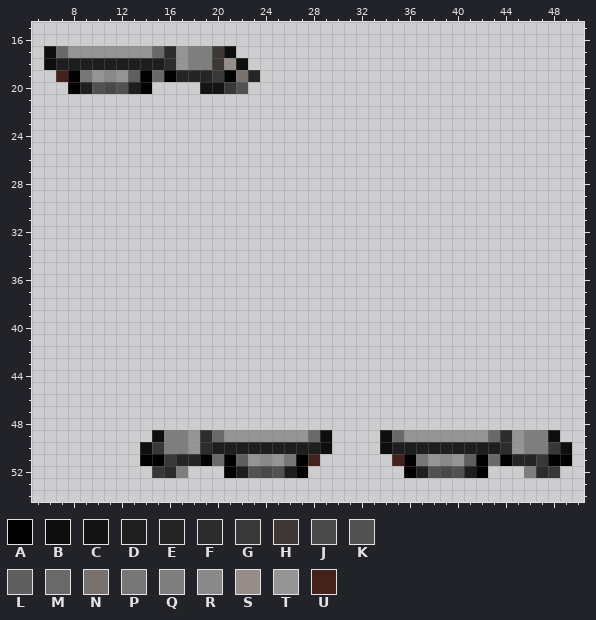
Two versions of one pixel-art sprite, Resources/Textures/_Sunrise/Objects/Weapons/Guns/Shotguns/paladin-12/tiny.rsi/wielded-inhand-left.png. Above is the file before it was changed.
The file is 64x64 pixels. Colours within 5 levels of each other are drawn and written as one. Shown: x 5..50, y 15..54.
Palette (. is transparent): A #000000  B #0e0e0e  C #141414  D #1e1e1e  E #252525  F #2c2c2c  G #383838  H #3f3733  J #494949  K #525252  L #5f5f5f  M #696969  N #79716e  P #777777  Q #7e7e7e  R #898989  S #968c88  T #959595  U #42221a
And afterwards:
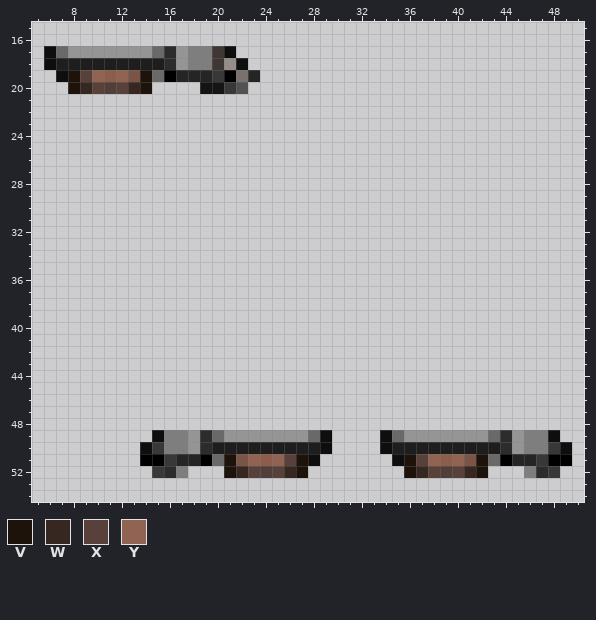
Colours new in this view: V #1d130b  W #372721  X #59413b  Y #916353
Edits made:
{"colour":"J","old":"#494949","new":"#513e3a"}
{"colour":"L","old":"#5f5f5f","new":"#795447"}
{"colour":"R","old":"#898989","new":"#8d5c4a"}
{"y":19,"x":7,"old":"UAPT","new":"BVXY"}
{"y":19,"x":12,"old":"T","new":"Y"}
{"y":19,"x":14,"old":"A","new":"V"}
{"y":20,"x":8,"old":"ADK","new":"VWX"}
{"y":20,"x":12,"old":"KDA","new":"XWV"}
{"y":51,"x":21,"old":"A","new":"V"}
{"y":51,"x":23,"old":"T","new":"Y"}
{"y":51,"x":25,"old":"TPAU","new":"YXVB"}
{"y":51,"x":35,"old":"UAPT","new":"BVXY"}
{"y":51,"x":40,"old":"T","new":"Y"}
{"y":51,"x":42,"old":"A","new":"V"}
{"y":52,"x":21,"old":"ADK","new":"VWX"}
{"y":52,"x":25,"old":"KDA","new":"XWV"}
{"y":52,"x":36,"old":"ADK","new":"VWX"}
{"y":52,"x":40,"old":"KDA","new":"XWV"}
{"label":"changed","picture_box":[56,70,152,94]}
{"label":"changed","picture_box":[224,454,320,478]}
{"label":"changed","picture_box":[392,454,488,478]}
